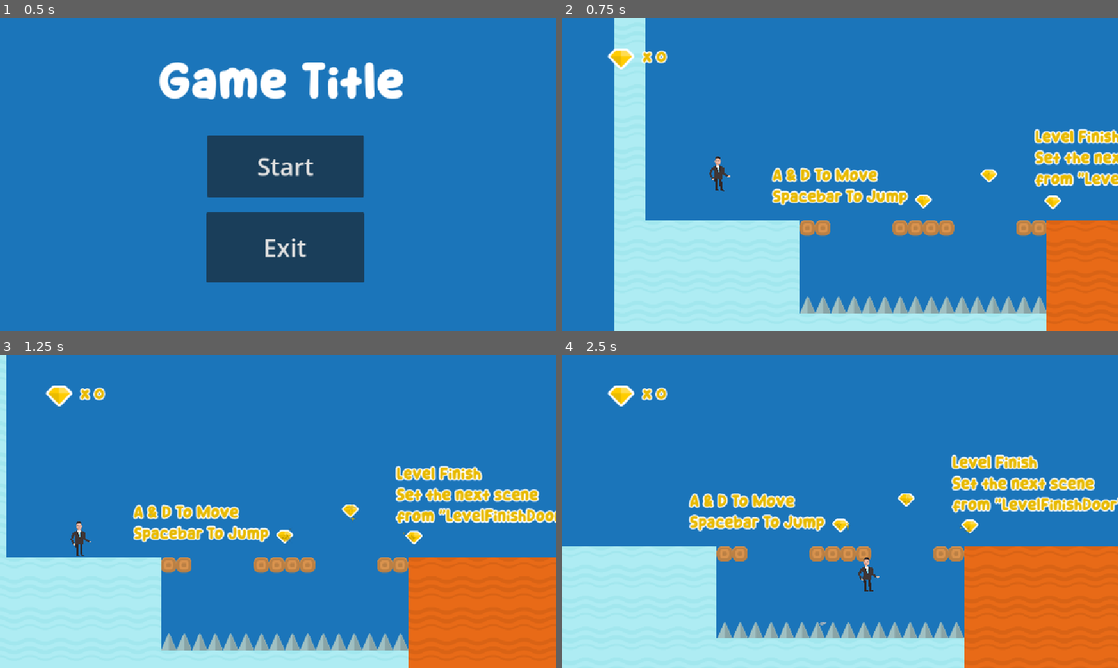
Above: before the commit, frames 1-4 (two rows, left to right).
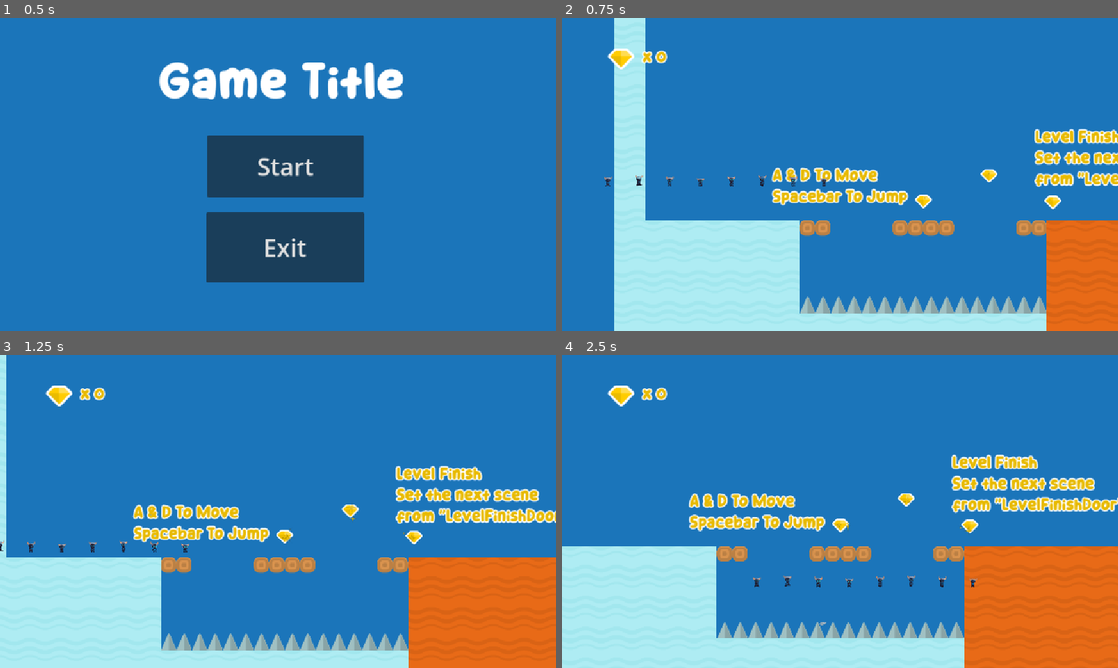
Above: after the commit, the same moments.

Repository: YanathornBoonlue/projectgame2d
Game: Godot game, scene res://menu.tscn
The game is run twice, just before and just after one commit, with the same random seed, the same clock (stepped at 60 frames per second) and the same inputs.
Inputs:
- Up to frame 1 (0.5 s): no input
- Up to frame 2 (0.75 s): click "Start" at 0.5 s
- Up to frame 3 (1.25 s): no input
- Up to frame 4 (2.5 s): hold D (Right) from 1.28 s (still down); tap Space (Jump) at 1.35, 1.52, 1.82, 2.1, 2.27 s

Frame 1 is identical in both runs. In frame 2, 0.4% of the frame differs, in the area x 7-48%, y 44-56%; in frame 3, 0.3%; in frame 4, 0.4%, in the area x 34-75%, y 64-76%.

Commit message:
character first commit

Diff:
--- a/Scenes/Prefabs/player.tscn
+++ b/Scenes/Prefabs/player.tscn
@@ -1,32 +1,18 @@
-[gd_scene load_steps=14 format=3 uid="uid://w7m6tehvvy3g"]
+[gd_scene load_steps=12 format=3 uid="uid://w7m6tehvvy3g"]
 
 [ext_resource type="Script" uid="uid://cxvp18swq6d02" path="res://Scripts/player.gd" id="1_qt7d6"]
 [ext_resource type="Texture2D" uid="uid://cbss87b7xk5lc" path="res://Assets/Spritesheet/platformerPack_character.png" id="2_q0cxm"]
 [ext_resource type="Texture2D" uid="uid://dxp77wq60c2rr" path="res://Assets/Textures/CloudTexture.png" id="3_8vxmb"]
-[ext_resource type="PackedScene" path="res://Scenes/Prefabs/yanathorn.tscn" id="4_0ctox"]
-
-[sub_resource type="AtlasTexture" id="AtlasTexture_57bci"]
-atlas = ExtResource("2_q0cxm")
-region = Rect2(0, 0, 96, 96)
+[ext_resource type="Texture2D" uid="uid://bbua5arfq6k1r" path="res://Assets/Spritesheet/Blue-Blob-Run.png" id="3_cb7df"]
+[ext_resource type="PackedScene" uid="uid://d24pmgsqloknn" path="res://Scenes/Prefabs/yanathorn.tscn" id="4_0ctox"]
 
 [sub_resource type="AtlasTexture" id="AtlasTexture_y2um1"]
 atlas = ExtResource("2_q0cxm")
 region = Rect2(96, 0, 96, 96)
 
-[sub_resource type="AtlasTexture" id="AtlasTexture_cjvmv"]
-atlas = ExtResource("2_q0cxm")
-region = Rect2(192, 0, 96, 96)
-
-[sub_resource type="AtlasTexture" id="AtlasTexture_k3yh2"]
-atlas = ExtResource("2_q0cxm")
-region = Rect2(288, 0, 96, 96)
-
 [sub_resource type="SpriteFrames" id="SpriteFrames_4nss6"]
 animations = [{
-"frames": [{
-"duration": 1.0,
-"texture": SubResource("AtlasTexture_57bci")
-}],
+"frames": [],
 "loop": true,
 "name": &"Idle",
 "speed": 5.0
@@ -41,10 +27,7 @@
 }, {
 "frames": [{
 "duration": 1.0,
-"texture": SubResource("AtlasTexture_cjvmv")
-}, {
-"duration": 1.0,
-"texture": SubResource("AtlasTexture_k3yh2")
+"texture": ExtResource("3_cb7df")
 }],
 "loop": true,
 "name": &"Walk",
@@ -56,7 +39,7 @@
 height = 54.0
 
 [sub_resource type="RectangleShape2D" id="RectangleShape2D_tvbjh"]
-size = Vector2(50, 53)
+size = Vector2(43, 52.5)
 
 [sub_resource type="Curve" id="Curve_m2jh0"]
 _data = [Vector2(0, 0), 0.0, 0.0, 0, 0, Vector2(0.246032, 1), 0.0, 0.0, 0, 0, Vector2(1, 0), 0.0, 0.0, 0, 0]
@@ -70,9 +53,9 @@
 script = ExtResource("1_qt7d6")
 
 [node name="AnimatedSprite2D" type="AnimatedSprite2D" parent="."]
-visible = false
+position = Vector2(-1, 17)
 sprite_frames = SubResource("SpriteFrames_4nss6")
-animation = &"Idle"
+animation = &"Walk"
 
 [node name="CollisionShape2D" type="CollisionShape2D" parent="."]
 position = Vector2(0, 16)
@@ -123,6 +106,7 @@
 color_ramp = SubResource("Gradient_3gc37")
 
 [node name="Yanathorn" parent="." instance=ExtResource("4_0ctox")]
+visible = false
 position = Vector2(0, 42)
 scale = Vector2(0.13, 0.13)
 
--- a/Scripts/player.gd
+++ b/Scripts/player.gd
@@ -66,12 +66,12 @@
 	if is_on_floor():
 		if abs(velocity.x) > 0:
 			particle_trails.emitting = true
-			$Yanathorn/AnimationPlayer.play("เดิน")
+			$Yanathorn/AnimationPlayer.play("Walk")
 		else:
-			player_sprite.play("ยืน")
+			player_sprite.play("Idle")
 			$Yanathorn/AnimationPlayer.play("RESET")
 	else:
-		$Yanathorn/AnimationPlayer.play("กระโดด")
+		$Yanathorn/AnimationPlayer.play("Jump")
 
 # Flip player sprite based on X velocity
 func flip_player():
Binary file added: Assets/Spritesheet/Blue-Blob-Idle.png
Not shown, added: Assets/Spritesheet/Blue-Blob-Idle.png.import
Binary file added: Assets/Spritesheet/Blue-Blob-Jump.png
Not shown, added: Assets/Spritesheet/Blue-Blob-Jump.png.import
Binary file added: Assets/Spritesheet/Blue-Blob-Run.png
Not shown, added: Assets/Spritesheet/Blue-Blob-Run.png.import
Binary file added: Assets/Spritesheet/main 1.png
Not shown, added: Assets/Spritesheet/main 1.png.import
Binary file added: Assets/Spritesheet/main 2.png
Not shown, added: Assets/Spritesheet/main 2.png.import
Binary file added: Assets/Spritesheet/main 3.png
Not shown, added: Assets/Spritesheet/main 3.png.import
